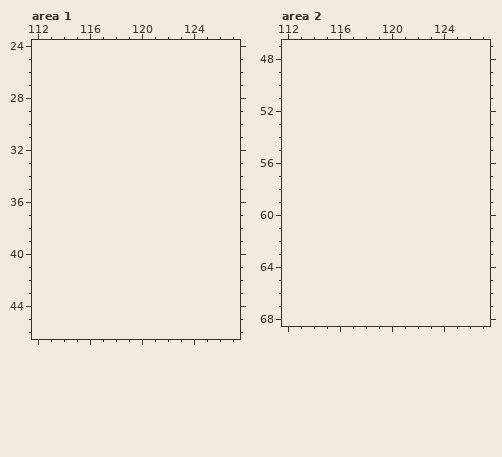
Two states of a pixel-art file, res/images/characters/npc.aseprite. This is how it looked before the edit.
112x69 pixels, 1 frame. Colours within 5 levels of each other are drawn and written as one. Shown: area 1: x 112..127, y 24..46; area 2: x 112..127, y 47..68. The old version is drawn lined up with the new one, on the new canvas. The commit also changed other parts of the picture, which this record leaves out.
Once edited:
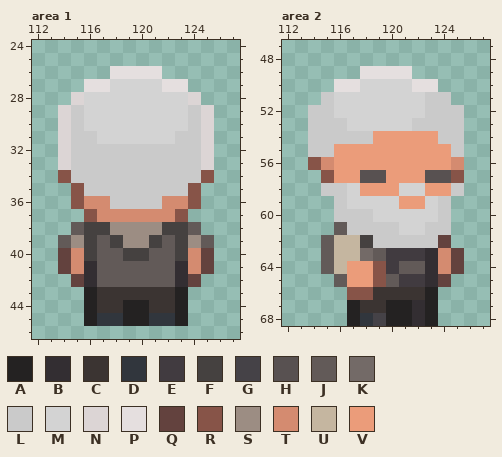
Palette (. is transparent): A #242222  B #332e32  C #3b3432  D #31363d  E #413b40  F #454140  G #454247  H #585151  J #625a58  K #736a67  L #cacaca  M #d3d3d3  N #dcd5d5  P #e5dfdf  Q #63423e  R #875448  S #9c8d83  T #d48b70  U #c5b6a0  V #eb9c7a
Edits made:
canvas 112x69 -> 128x69
Changed rows in their new state; - is an unchanged pixel.
Area 1:
first column x 114:
26 ----PPPP----
27 --PPMMMMPP--
28 -NMMMMMMMMN-
29 NLMMMMMMMMLN
30 NLMMMMMMMMLN
31 NLLMMMMMMLLN
32 NLLLLLLLLLLN
33 NLLLLLLLLLLN
34 RLLLLLLLLLLR
35 -RLLLLLLLLR-
36 -RTTLLLLTTR-
37 --RTTTTTTR--
38 -JFFSSSSFFJ-
39 JSFJFSSFJFSJ
40 QTFJJFFJJFTQ
41 QTBJJJJJJBTQ
42 -QBJJJJJJBQ-
43 --ACCCCCCA--
44 --ACCAACCA--
45 --ADDAADDA--
Area 2:
first column x 114:
49 ----PPPP----
50 --PPMMMMPP--
51 -LMMMMMMMLL-
52 LLMMMMMMMLLL
53 LLLMMMMMLLLL
54 LLLLLVVVVVLL
55 LLVVVVVVVVVL
56 RTVVVVVVVVVT
57 -RVVHHVVVHHR
58 -LLMVVVMMVVL
59 --LMMMMVVML-
60 --LLLMMMMML-
61 --JLLLLMMLL-
62 -JUUFLLLLLQ-
63 -JUUKJEEEBTQ
64 -JUVVREJJBTQ
65 --JVVRJEEBQ-
66 ---RRCCCCA--
67 ---ACCAABA--
68 ---ADGAABA--
